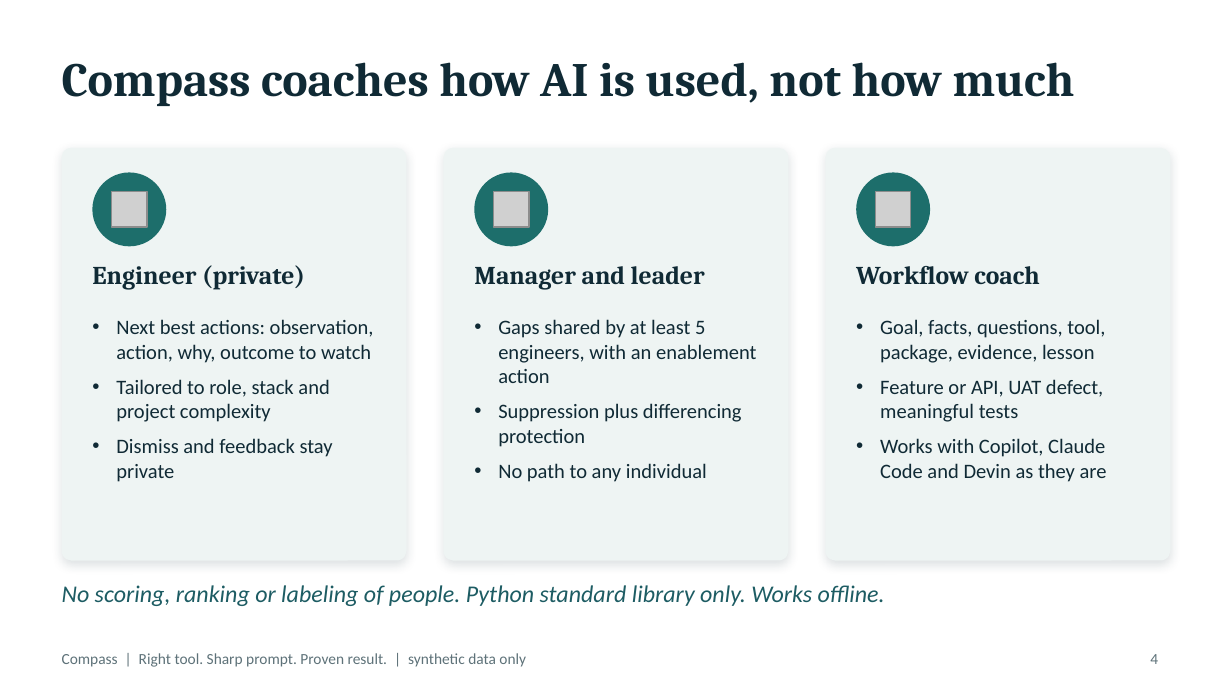
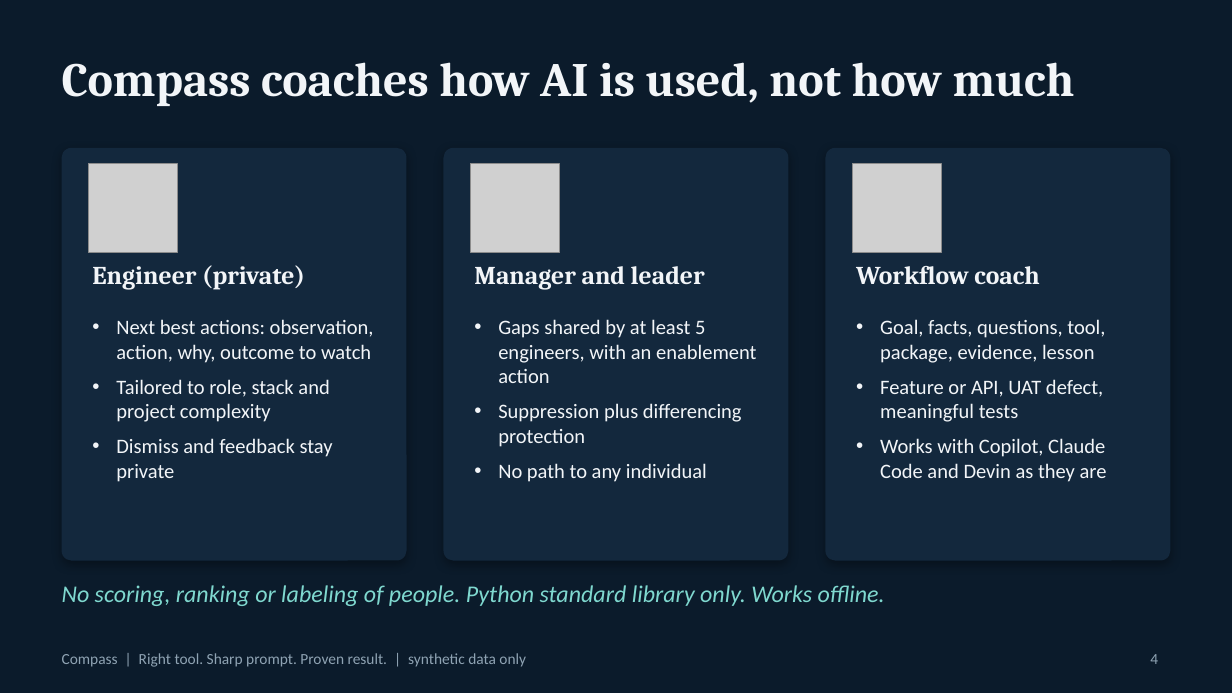
Before and after one commit to Kalyanraja/compass-ai-coach, a slide deck: slide 4 of docs/presentation/Compass-Hackathon.pptx. Drawn at 1232x693 pixels with LibreOffice and Linux fonts; fonts in the diff are those of the drawing; grey boxes stand for pictures. Boxes give left, top, right and bottom in pixels: in the first picture for what was removed or moved away, otherwise in the second. Text is boxed around its words. In the diff, an @@ line names an element or a change of style, - is before the commit and + after.

```diff
--- a/docs/presentation/Compass-Hackathon.pptx
+++ b/docs/presentation/Compass-Hackathon.pptx
@@ background #FFFFFF to #0B1B2B @@
@@ fill #EEF4F3 to #13283D; shadow changed in 3 elements at (62,148,407,561), (444,148,788,561), (825,148,1170,561) @@
@@ picture added at (89,164,177,253) @@
@@ ellipse removed at (92,172,166,246) @@
@@ picture added at (471,164,559,253) @@
@@ ellipse removed at (474,172,548,246) @@
@@ picture added at (853,164,941,253) @@
@@ ellipse removed at (856,172,930,246) @@
@@ picture removed at (112,192,148,228) @@
@@ picture removed at (494,192,530,228) @@
@@ picture removed at (876,192,912,228) @@
@@ text colour #102A35 to #F2F5F8 in 7 elements at (62,62,1075,106), (92,265,305,289), (116,319,374,482), (474,266,705,289), (498,319,756,482), (856,266,1039,284), (880,319,1107,482) @@
@@ text "No scoring, ranking or labeling ..." at (62,585,885,606): text colour #1D5C63 to #7FD8CF @@
@@ text "Compass | Right tool. Sharp ..." at (62,653,526,667): text colour #5E7279 to #8FA3B3 @@
@@ page number at (1150,654,1158,664): text colour #5E7279 to #8FA3B3 @@
```
Also in this commit, not shown: 15 other slides changed, 2 other files.
